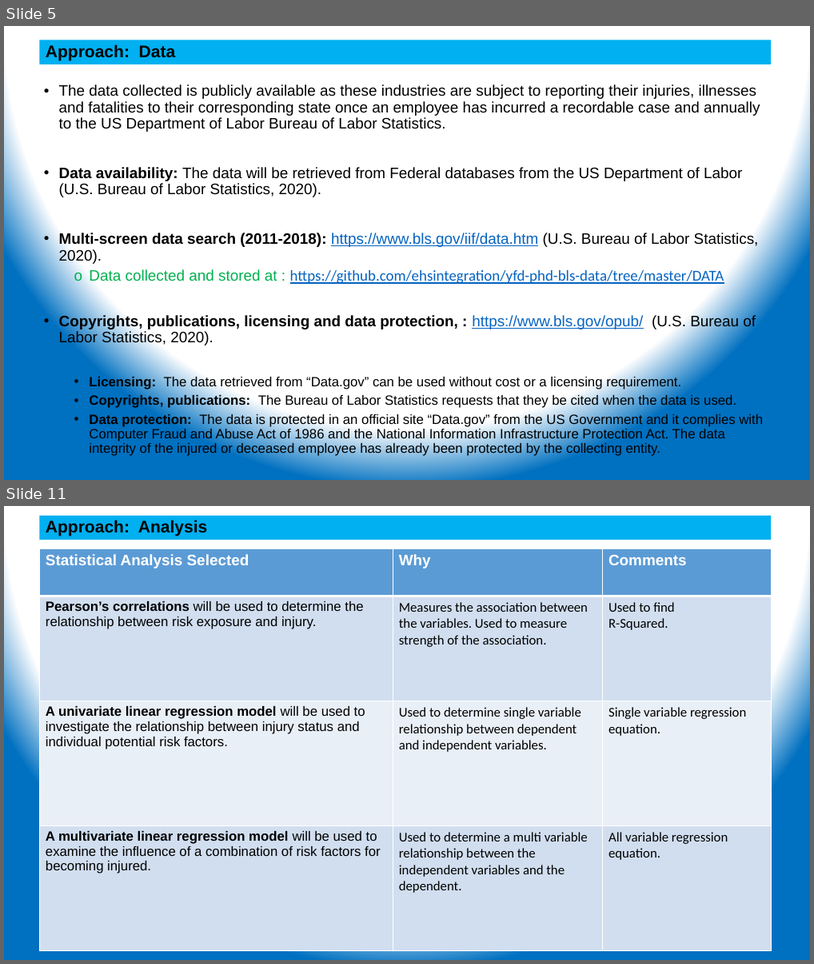
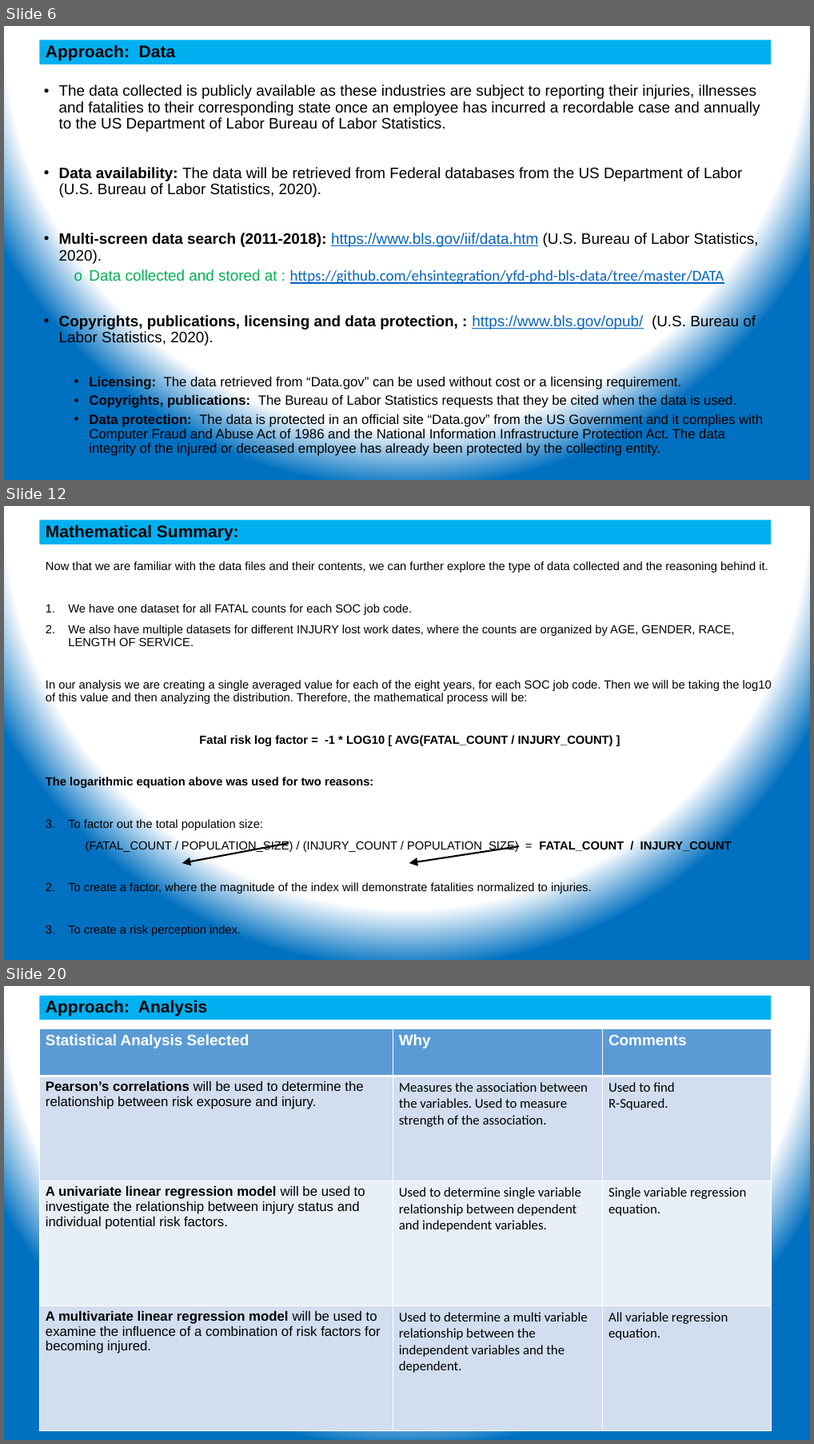
Before and after one commit to ehsintegration/yfd-phd-bls-data, a slide deck: D2-documentation/YennyF.Diaz-Risk Percep &Injuries_CommitteeUdate 11-02-20.pptx. Shown one above the other, each under a label of ours: slides 5 and 11 before the commit, slides 6, 12 and 20 after it; the slides between them are not shown. The pictures are 814x964 and 814x1444 pixels, drawn with LibreOffice and Linux fonts; fonts in the diff are those of the drawing. Boxes give left, top, right and bottom in pixels: in the first picture for what was removed or moved away, otherwise in the second. Text is boxed around its words. In the diff, an @@ line names an element or a change of style, - is before the commit and + after.

```diff
--- a/D2-documentation/YennyF.Diaz-Risk Percep &Injuries_CommitteeUdate 11-02-20.pptx
+++ b/D2-documentation/YennyF.Diaz-Risk Percep &Injuries_CommitteeUdate 11-02-20.pptx
@@ slide 12 added at bbox=[4, 506, 810, 960], background gradient #FFFFFF to #0070C0 @@
@@ rectangle added at bbox=[40, 520, 772, 544], fill #00B0F0, 20 pt, text #000000, bold @@
+Mathematical Summary:
@@ text added at bbox=[46, 561, 772, 936], 14 pt, text #000000 @@
+Now that we are familiar with the data files and their contents, we can further explore the type of data collected and the reasoning behind it.
+1. We have one dataset for all FATAL counts for each SOC job code.
+2. We also have multiple datasets for different INJURY lost work dates, where the counts are organized by AGE, GENDER, RACE, LENGTH OF SERVICE.
+In our analysis we are creating a single averaged value for each of the eight years, for each SOC job code. Then we will be taking the log10 of this value and then analyzing the distribution. Therefore, the mathematical process will be:
+Fatal risk log factor = -1 * LOG10 [ AVG(FATAL_COUNT / INJURY_COUNT) ]
+The logarithmic equation above was used for two reasons:
+1. To factor out the total population size:
+(FATAL_COUNT / POPULATION_SIZE) / (INJURY_COUNT / POPULATION_SIZE) = FATAL_COUNT / INJURY_COUNT
+2. To create a factor, where the magnitude of the index will demonstrate fatalities normalized to injuries.
+3. To create a risk perception index.
@@ arrow added from (289, 843) to (182, 863), #000000 2 pt @@
@@ arrow added from (519, 846) to (410, 863), #000000 2 pt @@
@@ what was slide 5 is now slide 6 @@
@@ what was slide 11 is now slide 20 @@
```
Also in this commit, not shown: 3 slides changed, 20 other slides added, 4 slides removed, 2 other files.
